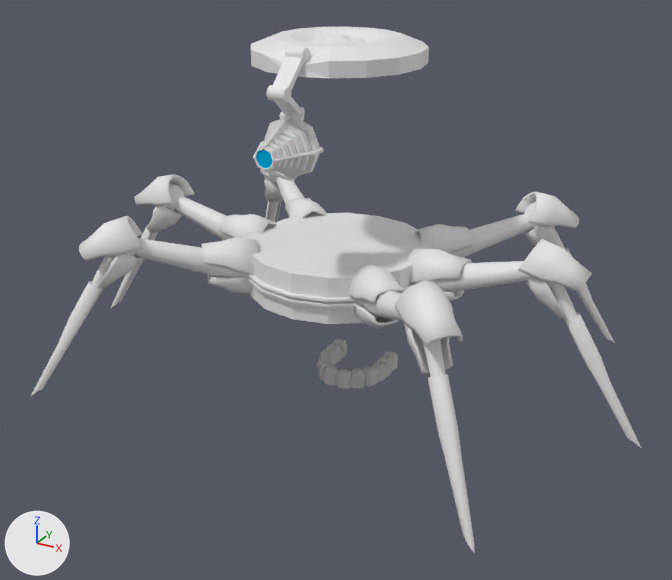
A saved change to the Blender file Blender/Drones/Spide.blend.
Both versions are drawn from a camera (50 mm lens) standing at (5.81, -10.65, 6.56) and looking at (0.14, -0.34, 1.4). The lights are fixed; the arrows at lower left show +X, +Y and +Z. The picture after the commit comes second.
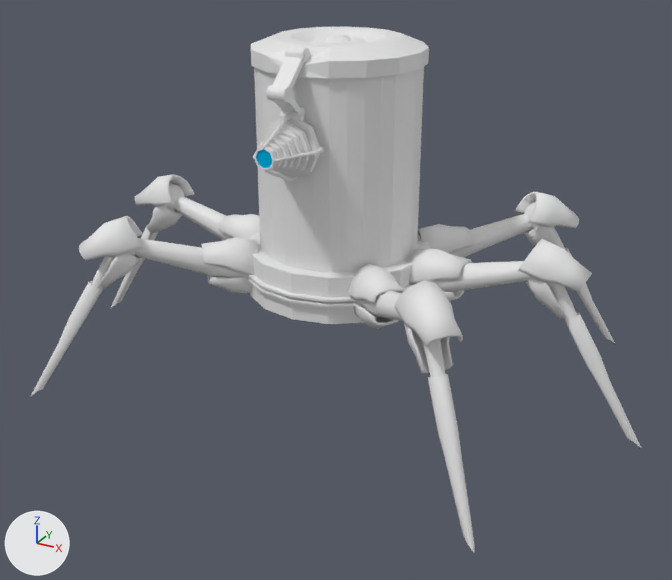
What the commit changed:
Mesh me_cylinder_031 is new.
It is a 32-sided cylinder along z spanning x -1.0..1.0, y -1.0..1.0, z -1.0..1.0.
Object 'Cube.012' (ob_cube_012) is deleted.
Object 'Cube.025' (ob_cube_025) is deleted.
Object 'Cube.024' (ob_cube_024) is deleted.
Object 'Cube.023' (ob_cube_023) is deleted.
Object 'Cube.022' (ob_cube_022) is deleted.
Object 'Cube.021' (ob_cube_021) is deleted.
Object 'Cube.020' (ob_cube_020) is deleted.
Object 'Cube.019' (ob_cube_019) is deleted.
Object 'Cube.018' (ob_cube_018) is deleted.
Object 'Cube.017' (ob_cube_017) is deleted.
Object 'Cube.016' (ob_cube_016) is deleted.
Object 'Cube.015' (ob_cube_015) is deleted.
Object 'Cylinder.036' (ob_cylinder_036) is new; it shows me_cylinder_031.
Its location is (0.0, 0.0, 3.09).
Its scale is (1.09, 1.09, 1.45).

Location of each change, [x1, y1, x2, y2] in pixels of the pictures (672 x 580 px):
'Cylinder.036', added: after [254, 67, 424, 272]
'Cube.025', deleted: before [336, 369, 351, 389]
'Cube.024', deleted: before [351, 368, 365, 389]
'Cube.012', deleted: before [323, 365, 339, 386]
'Cube.023', deleted: before [363, 366, 378, 386]
'Cube.022', deleted: before [371, 362, 386, 382]
'Cube.021', deleted: before [377, 357, 392, 377]
'Cube.020', deleted: before [383, 351, 398, 371]
'Cube.019', deleted: before [333, 339, 347, 358]
'Cube.018', deleted: before [326, 344, 341, 363]
'Cube.015', deleted: before [319, 360, 332, 380]
'Cube.016', deleted: before [317, 354, 334, 371]
'Cube.017', deleted: before [320, 349, 336, 366]
'Cylinder.002', unchanged, covered by the edit: before [249, 213, 431, 324]; after [249, 233, 431, 324]
